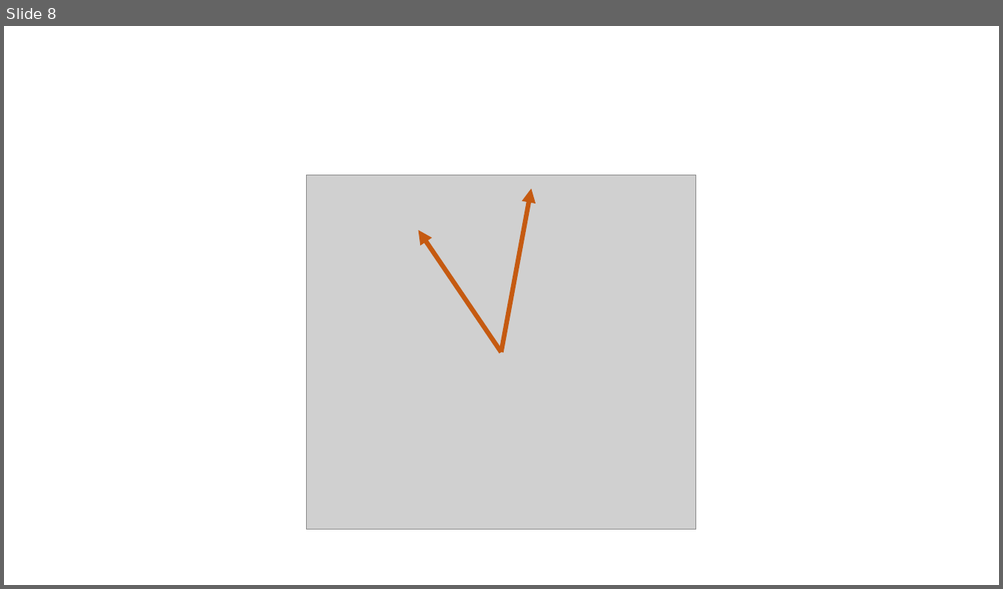
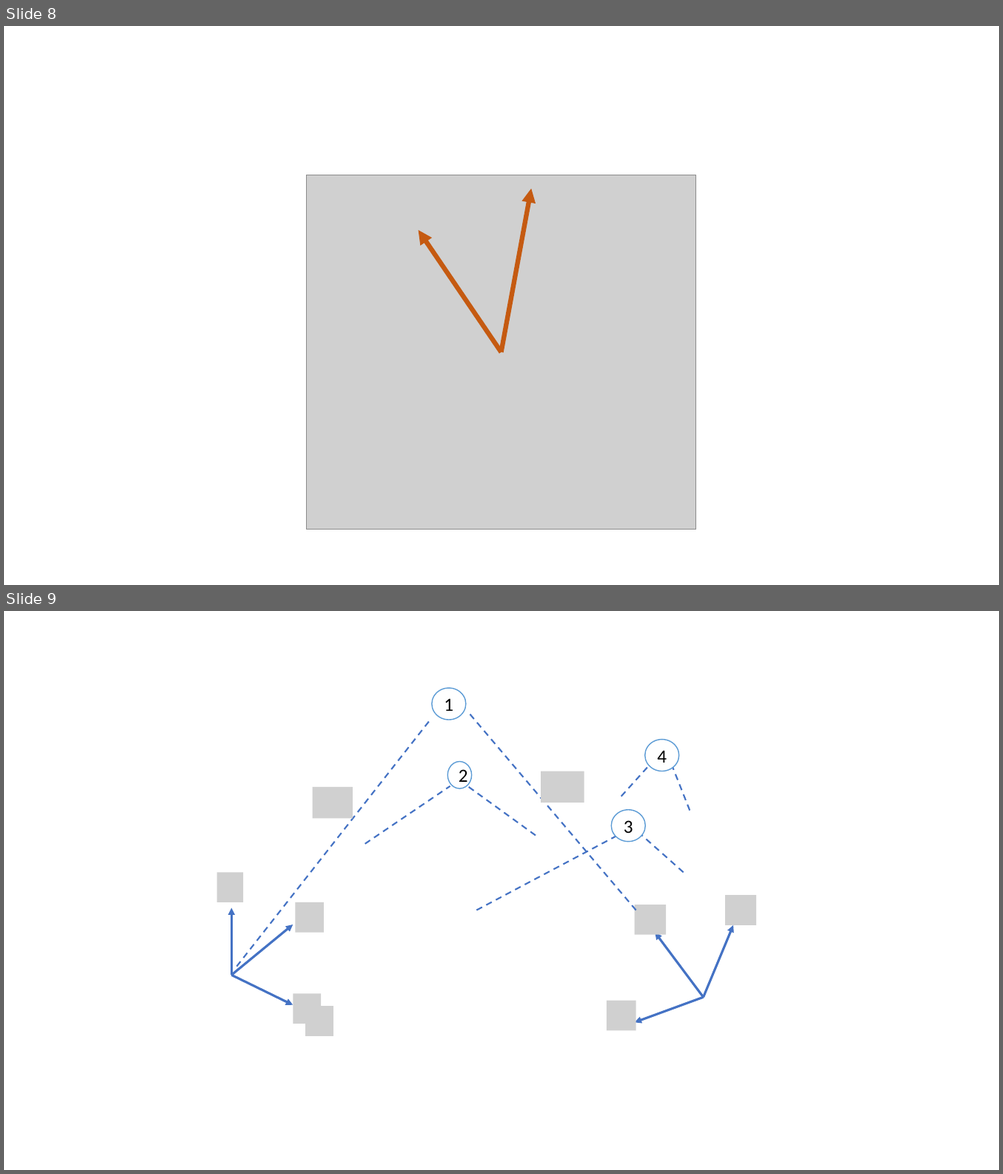
Before and after one commit to robotsorcerer/BrandeisNotes, a slide deck: RBOT_101/RBOT101_Notes/figures/figures.pptx. Shown one above the other, each under a label of ours: slide 8 before the commit, slides 8 and 9 after it. The pictures are 1003x589 and 1003x1174 pixels, drawn with LibreOffice and Linux fonts; fonts in the diff are those of the drawing; grey boxes stand for pictures. Boxes give left, top, right and bottom in pixels: in the first picture for what was removed or moved away, otherwise in the second. Text is boxed around its words. In the diff, an @@ line names an element or a change of style, - is before the commit and + after.

```diff
--- a/RBOT_101/RBOT101_Notes/figures/figures.pptx
+++ b/RBOT_101/RBOT101_Notes/figures/figures.pptx
@@ slide 9 added at [4, 611, 999, 1170], background #FFFFFF @@
@@ ellipse added at [432, 688, 466, 720], fill #FFFFFF, outline #5B9BD5 1 pt, 18 pt, text #000000 @@
+1
@@ line added from (237, 967) to (430, 720), #4472C4 1.5 pt dashed @@
@@ line added from (636, 910) to (467, 712), #4472C4 1.5 pt dashed @@
@@ ellipse added at [645, 739, 679, 772], fill #FFFFFF, outline #5B9BD5 1 pt, 18 pt, text #000000 @@
+4
@@ ellipse added at [447, 762, 471, 789], fill #FFFFFF, outline #5B9BD5 1 pt, 18 pt, text #000000 @@
+2
@@ line added from (621, 797) to (654, 759), #4472C4 1.5 pt dashed @@
@@ line added from (690, 810) to (669, 758), #4472C4 1.5 pt dashed @@
@@ picture added at [312, 787, 353, 818] @@
@@ line added from (365, 844) to (450, 786), #4472C4 1.5 pt dashed @@
@@ line added from (535, 835) to (467, 786), #4472C4 1.5 pt dashed @@
@@ picture added at [541, 772, 584, 803] @@
@@ ellipse added at [612, 810, 646, 843], fill #FFFFFF, outline #5B9BD5 1 pt, 18 pt, text #000000 @@
+3
@@ line added from (476, 910) to (629, 829), #4472C4 1.5 pt dashed @@
@@ line added from (683, 873) to (636, 830), #4472C4 1.5 pt dashed @@
@@ picture added at [216, 873, 243, 903] @@
@@ picture added at [726, 895, 757, 925] @@
@@ arrow added from (232, 975) to (232, 908), #4472C4 2.25 pt @@
@@ picture added at [295, 903, 324, 933] @@
@@ picture added at [634, 905, 666, 935] @@
@@ arrow added from (232, 975) to (293, 925), #4472C4 2.25 pt @@
@@ arrow added from (703, 997) to (654, 933), #4472C4 2.25 pt @@
@@ arrow added from (703, 997) to (733, 925), #4472C4 2.25 pt @@
@@ arrow added from (232, 975) to (293, 1005), #4472C4 2.25 pt @@
@@ picture added at [293, 994, 321, 1024] @@
@@ picture added at [305, 1006, 334, 1037] @@
@@ picture added at [606, 1001, 635, 1031] @@
@@ arrow added from (703, 997) to (634, 1023), #4472C4 2.25 pt @@
```
Also in this commit, not shown: 5 other files.
